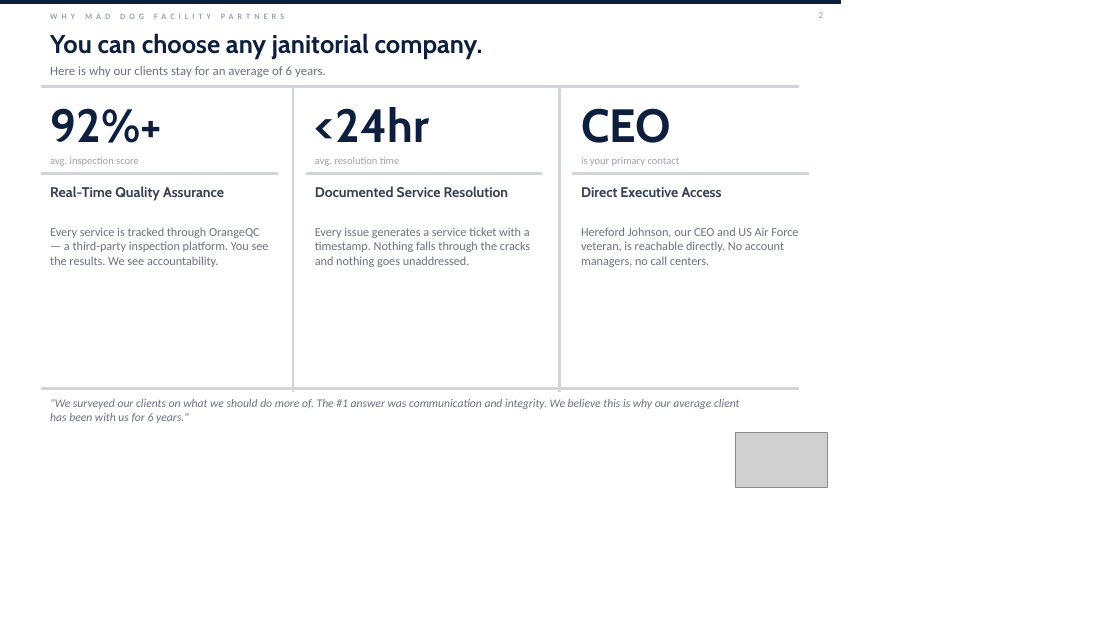
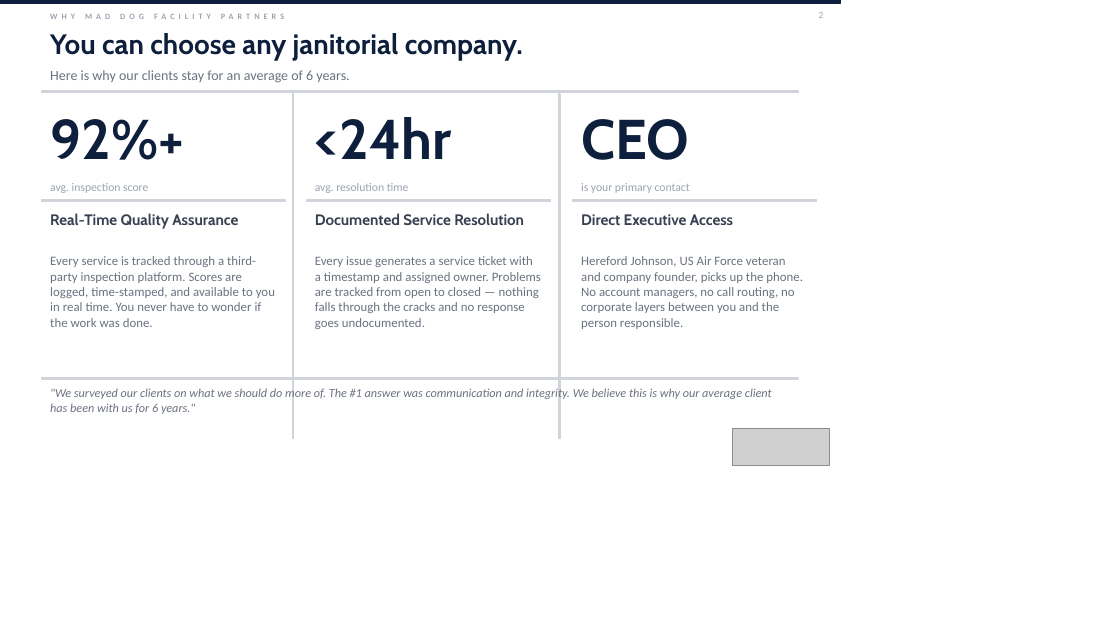
Before and after one commit to mdfpartners/operations, a slide deck: slide 2 of MDF_Proposal_LogicalSystems_2026-05-28.pptx. Drawn at 1120x630 pixels with LibreOffice and Linux fonts; fonts in the diff are those of the drawing; grey boxes stand for pictures. Boxes give left, top, right and bottom in pixels: in the first picture for what was removed or moved away, otherwise in the second. Text is boxed around its words. In the diff, an @@ line names an element or a change of style, - is before the commit and + after.

```diff
--- a/MDF_Proposal_LogicalSystems_2026-05-28.pptx
+++ b/MDF_Proposal_LogicalSystems_2026-05-28.pptx
@@ text "You can choose any janitorial ..." at (50, 33, 523, 61): size 22 to 24 pt @@
@@ text "Here is why our clients ..." at (50, 70, 349, 83): size 11 to 12 pt @@
@@ rectangle: place and size @@
-rectangle at (42, 86, 798, 87)
+rectangle at (42, 91, 798, 92)
@@ rectangle: place and size @@
-rectangle at (292, 89, 294, 392)
+rectangle at (292, 94, 294, 439)
@@ rectangle: place and size @@
-rectangle at (559, 89, 560, 392)
+rectangle at (559, 94, 560, 439)
@@ size 40 to 48 pt in 3 elements at (50, 119, 184, 160), (315, 117, 452, 159), (581, 119, 689, 160) @@
@@ text "avg. inspection score": place and size @@
-text "avg. inspection score" at (50, 157, 139, 166)
+text "avg. inspection score" at (50, 183, 148, 193)
@@ size 9 to 10 pt in 3 elements at (50, 183, 148, 193), (581, 183, 690, 193), (315, 183, 409, 193) @@
@@ text "avg. resolution time": place and size @@
-text "avg. resolution time" at (315, 157, 399, 166)
+text "avg. resolution time" at (315, 183, 409, 193)
@@ text "is your primary contact": place and size @@
-text "is your primary contact" at (581, 157, 680, 166)
+text "is your primary contact" at (581, 183, 690, 193)
@@ text "Real-Time Quality Assurance": place and size @@
-text "Real-Time Quality Assurance" at (50, 186, 224, 201)
+text "Real-Time Quality Assurance" at (50, 213, 238, 229)
@@ rectangle: place and size @@
-rectangle at (42, 173, 277, 175)
+rectangle at (42, 200, 286, 202)
@@ size 12 to 13 pt in 3 elements at (50, 213, 238, 229), (581, 214, 733, 225), (315, 213, 524, 225) @@
@@ text "Documented Service Resolution": place and size @@
-text "Documented Service Resolution" at (315, 186, 509, 197)
+text "Documented Service Resolution" at (315, 213, 524, 225)
@@ rectangle: place and size @@
-rectangle at (307, 173, 542, 175)
+rectangle at (307, 200, 550, 202)
@@ text "Direct Executive Access": place and size @@
-text "Direct Executive Access" at (581, 187, 722, 197)
+text "Direct Executive Access" at (581, 214, 733, 225)
@@ rectangle: place and size @@
-rectangle at (573, 173, 808, 175)
+rectangle at (573, 200, 817, 202)
@@ text at (50, 256, 275, 327): text changed; size 10.5 to 11 pt @@
-Every service is tracked through OrangeQC — a third-party inspection platform. You see the results. We see accountability.
+Every service is tracked through a third-party inspection platform. Scores are logged, time-stamped, and available to you in real time. You never have to wonder if the work was done.
@@ text at (315, 256, 541, 329): text changed; size 10.5 to 11 pt @@
-Every issue generates a service ticket with a timestamp. Nothing falls through the cracks and nothing goes unaddressed.
+Every issue generates a service ticket with a timestamp and assigned owner. Problems are tracked from open to closed — nothing falls through the cracks and no response goes undocumented.
@@ text at (581, 256, 803, 329): text changed; size 10.5 to 11 pt @@
-Hereford Johnson, our CEO and US Air Force veteran, is reachable directly. No account managers, no call centers.
+Hereford Johnson, US Air Force veteran and company founder, picks up the phone. No account managers, no call routing, no corporate layers between you and the person responsible.
@@ text ""We surveyed our clients on ...": place and size @@
-text ""We surveyed our clients on ..." at (50, 399, 739, 423)
+text ""We surveyed our clients on ..." at (50, 387, 772, 414)
@@ text ""We surveyed our clients on ..." at (50, 387, 772, 414): size 10 to 10.5 pt @@
@@ rectangle: place and size @@
-rectangle at (42, 388, 798, 390)
+rectangle at (42, 378, 798, 380)
@@ picture: place and size @@
-picture at (735, 433, 828, 487)
+picture at (733, 429, 829, 465)
```
Also in this commit, not shown: 7 other slides changed, 1 slide added, 2 other files.
